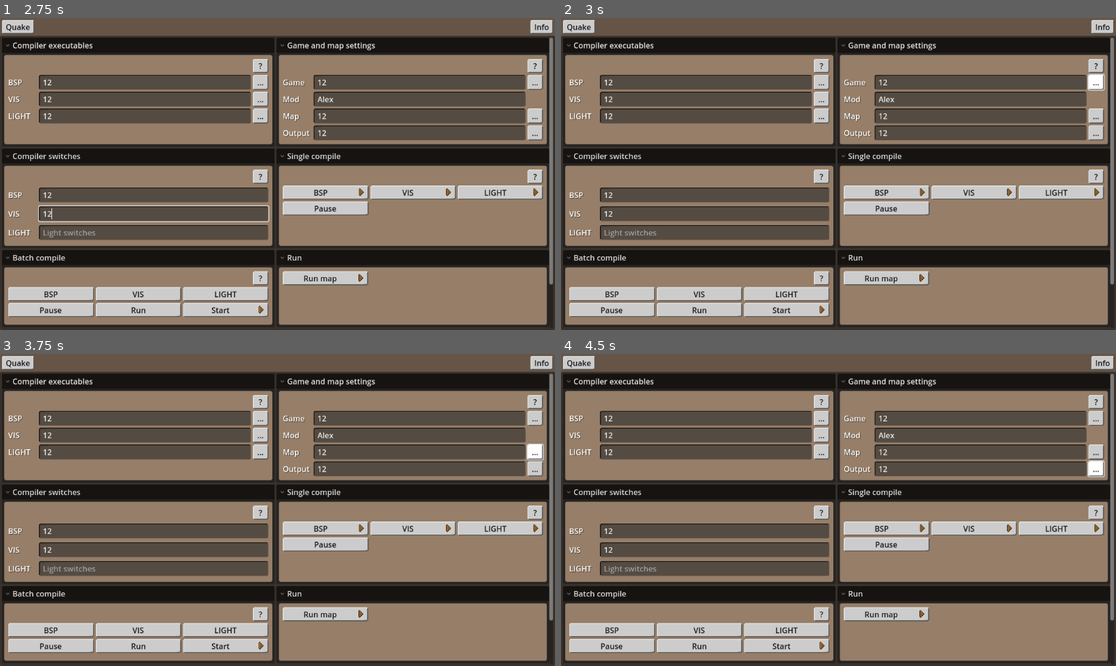
Above: before the commit, frames 1-4 (two rows, left to right).
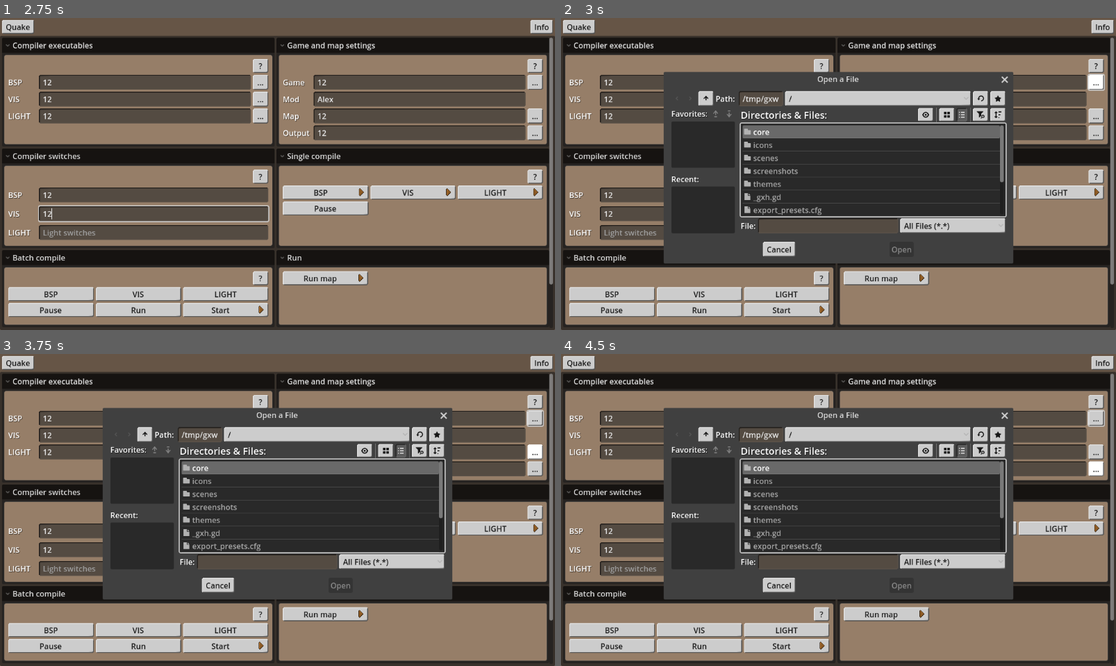
Above: after the commit, the same moments.

Repository: VictorKarp/Quakompiler
Game: Godot game, scene res://scenes/main/main.tscn
Same seed, same stepped clock (60 frames per second), same inputs: the game is played once before the commit and once after it.
Inputs (mouse positions are in pixels of both pictures, inside the frame that each line leads up to):
- Up to frame 1 (2.75 s): click (144, 83) at 0.52 s; type "12" at 0.6 s; click (144, 99) at 0.75 s; type "12" at 0.83 s; click (144, 114) at 0.98 s; type "12" at 1.07 s; click (421, 83) at 1.27 s; type "12" at 1.35 s; click (421, 99) at 1.5 s; type "Alex" at 1.58 s; click (421, 114) at 1.73 s; type "12" at 1.82 s; click (421, 133) at 2.02 s; type "12" at 2.1 s; click (155, 195) at 2.25 s; type "12" at 2.33 s; click (155, 214) at 2.48 s; type "12" at 2.57 s
- Up to frame 2 (3 s): click "..." at 2.75 s
- Up to frame 3 (3.75 s): click "..." at 3.5 s
- Up to frame 4 (4.5 s): click "..." at 4.25 s

Frame 1 is identical in both runs. In frame 2, 28% of the frame differs, in the area x 18-82%, y 17-79%; in frame 3, 28%; in frame 4, 28%, in the area x 18-98%, y 17-79%.

Commit message:
Call file dialog via global group instead of export
This makes it easier to use file dialog buttons because their setup
becomes easier and less prone to errors.

Diff:
--- a/project.godot
+++ b/project.godot
@@ -34,6 +34,7 @@
 [global_group]
 
 main=""
+file_dialog=""
 
 [gui]
 
--- a/scenes/file_browser_button/file_browser_button.gd
+++ b/scenes/file_browser_button/file_browser_button.gd
@@ -1,8 +1,8 @@
 extends Button
 
 @export var line_edit: LineEdit
-@export var file_dialog: FileDialog
 @export var mode: FileDialog.FileMode
+@onready var file_dialog: FileDialog = get_tree().get_first_node_in_group("file_dialog")
 
 
 func _ready() -> void:
--- a/scenes/game_and_map_settings.tscn
+++ b/scenes/game_and_map_settings.tscn
@@ -50,10 +50,9 @@
 placeholder_text = "Game executable path"
 config_key = "game_path"
 
-[node name="SelectGamePath" parent="PanelContainer/MarginContainer/VBoxContainer/GridContainer" index="2" node_paths=PackedStringArray("line_edit", "file_dialog") instance=ExtResource("4_5ytsn")]
+[node name="SelectGamePath" parent="PanelContainer/MarginContainer/VBoxContainer/GridContainer" index="2" node_paths=PackedStringArray("line_edit") instance=ExtResource("4_5ytsn")]
 layout_mode = 2
 line_edit = NodePath("../GamePath")
-file_dialog = NodePath("")
 
 [node name="ModLabel" type="Label" parent="PanelContainer/MarginContainer/VBoxContainer/GridContainer" index="3"]
 custom_minimum_size = Vector2(60, 0)
@@ -78,10 +77,9 @@
 placeholder_text = "Map path"
 config_key = "map_path"
 
-[node name="SelectMapPath" parent="PanelContainer/MarginContainer/VBoxContainer/GridContainer" index="8" node_paths=PackedStringArray("line_edit", "file_dialog") instance=ExtResource("4_5ytsn")]
+[node name="SelectMapPath" parent="PanelContainer/MarginContainer/VBoxContainer/GridContainer" index="8" node_paths=PackedStringArray("line_edit") instance=ExtResource("4_5ytsn")]
 layout_mode = 2
 line_edit = NodePath("../MapPath")
-file_dialog = NodePath("")
 
 [node name="Output" type="Label" parent="PanelContainer/MarginContainer/VBoxContainer/GridContainer" index="9"]
 custom_minimum_size = Vector2(60, 0)
@@ -93,8 +91,7 @@
 placeholder_text = "Output path"
 config_key = "output_path"
 
-[node name="SelectOutputFolder" parent="PanelContainer/MarginContainer/VBoxContainer/GridContainer" index="11" node_paths=PackedStringArray("line_edit", "file_dialog") instance=ExtResource("4_5ytsn")]
+[node name="SelectOutputFolder" parent="PanelContainer/MarginContainer/VBoxContainer/GridContainer" index="11" node_paths=PackedStringArray("line_edit") instance=ExtResource("4_5ytsn")]
 layout_mode = 2
 line_edit = NodePath("../OutputPath")
-file_dialog = NodePath("")
 mode = 2
--- a/scenes/main/main.tscn
+++ b/scenes/main/main.tscn
@@ -105,4 +105,4 @@
 visible = false
 layout_mode = 2
 
-[node name="FileDialog" parent="." instance=ExtResource("9_b1x3f")]
+[node name="FileDialog" parent="." groups=["file_dialog"] instance=ExtResource("9_b1x3f")]
